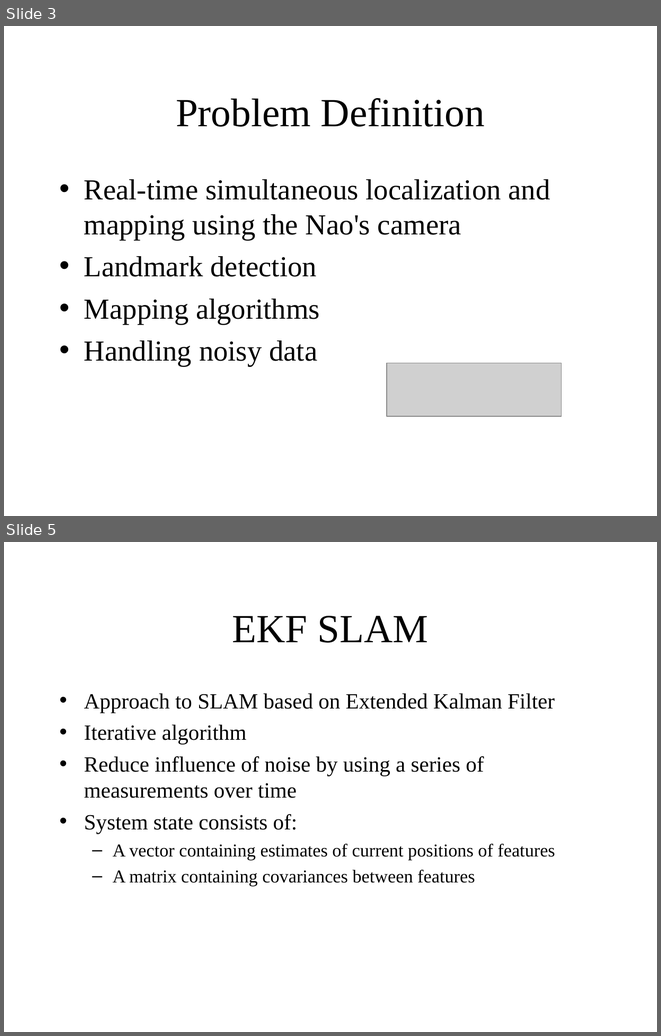
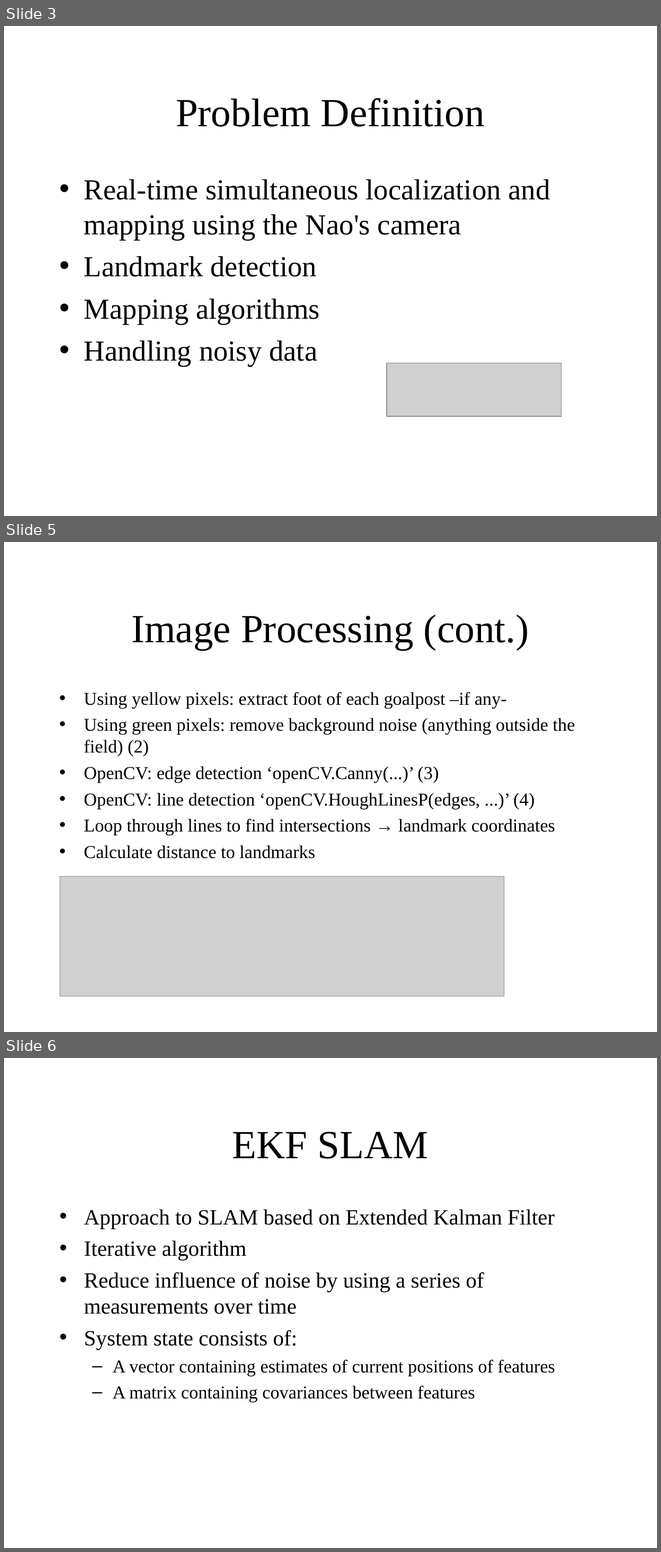
Before and after one commit to HerkyJerky/NAO-ALPHA-AS-FUCK-ROBOTS, a slide deck: Presentation Parts/EKF SLAM part.ppt. Shown one above the other, each under a label of ours: slides 3 and 5 before the commit, slides 3, 5 and 6 after it; the slides between them are not shown. The pictures are 661x1036 and 661x1552 pixels, drawn with LibreOffice and Linux fonts; fonts in the diff are those of the drawing; grey boxes stand for pictures. Boxes give left, top, right and bottom in pixels: in the first picture for what was removed or moved away, otherwise in the second. Text is boxed around its words. In the diff, an @@ line names an element or a change of style, - is before the commit and + after.

```diff
--- a/Presentation Parts/EKF SLAM part.ppt
+++ b/Presentation Parts/EKF SLAM part.ppt
@@ slide 5 added at (4, 542, 657, 1032), background #FFFFFF @@
@@ title added at (131, 615, 529, 650), 44 pt, text #000000 @@
+Image Processing (cont.)
@@ text added at (84, 692, 575, 858), 20 pt, text #000000 @@
+• Using yellow pixels: extract foot of each goalpost –if any-
+• Using green pixels: remove background noise (anything outside the field) (2)
+• OpenCV: edge detection ‘openCV.Canny(...)’ (3)
+• OpenCV: line detection ‘openCV.HoughLinesP(edges, ...)’ (4)
+• Loop through lines to find intersections → landmark coordinates
+• Calculate distance to landmarks
@@ picture added at (60, 876, 504, 996) @@
@@ what was slide 5 is now slide 6 @@
```
Also in this commit, not shown: 1 other slide added, 1 slide removed.
